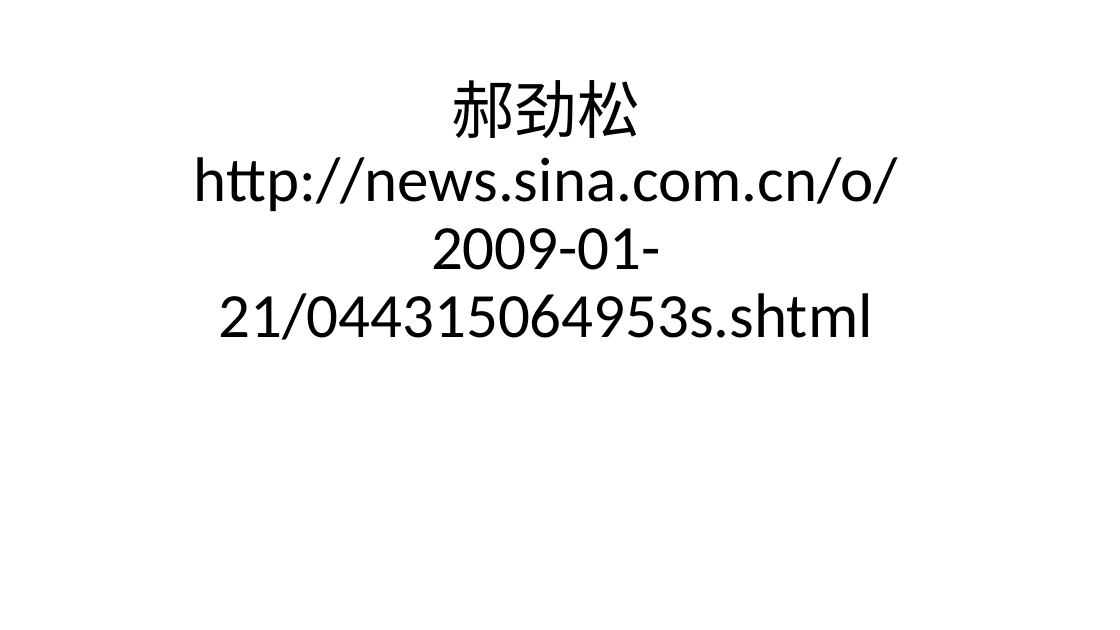
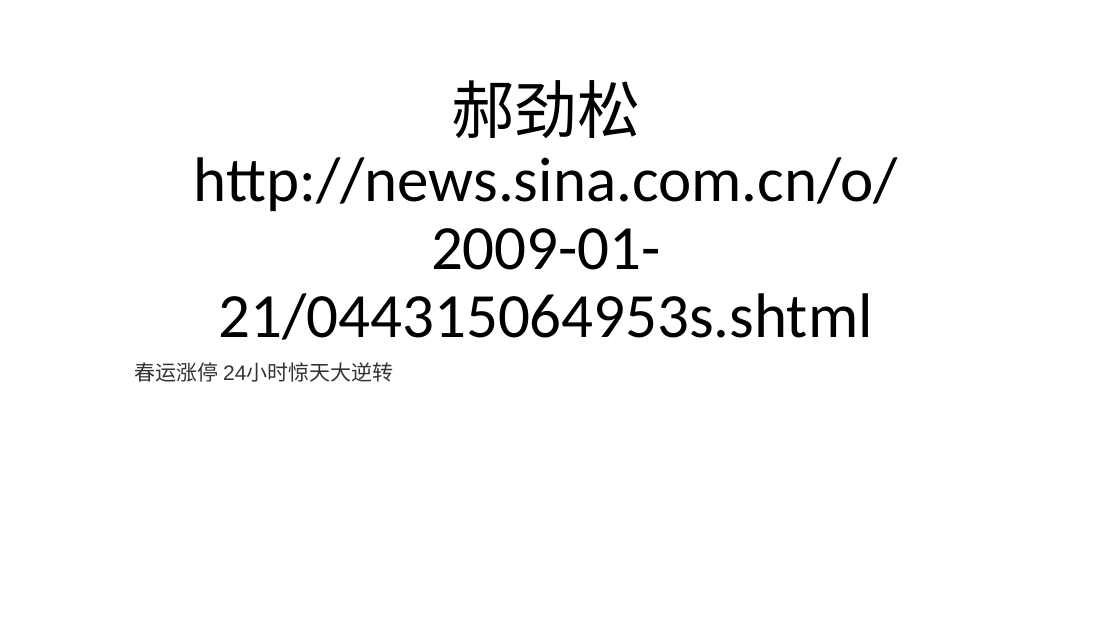
Before and after one commit to FredJiangFei/MyDocuments, a slide deck: slide 4 of 火车票/火车票.pptx (slide 2 before the commit). Drawn at 1120x630 pixels with LibreOffice and Linux fonts; fonts in the diff are those of the drawing. Boxes give left, top, right and bottom in pixels: in the first picture for what was removed or moved away, otherwise in the second. Text is boxed around its words. In the diff, an @@ line names an element or a change of style, - is before the commit and + after.

```diff
--- a/火车票/火车票.pptx
+++ b/火车票/火车票.pptx
@@ text added at (x1=134, y1=362, x2=393, y2=382), 18 pt, text #333333 @@
+春运涨停 24小时惊天大逆转
```
Also in this commit, not shown: 4 slides added, 1 other file.
